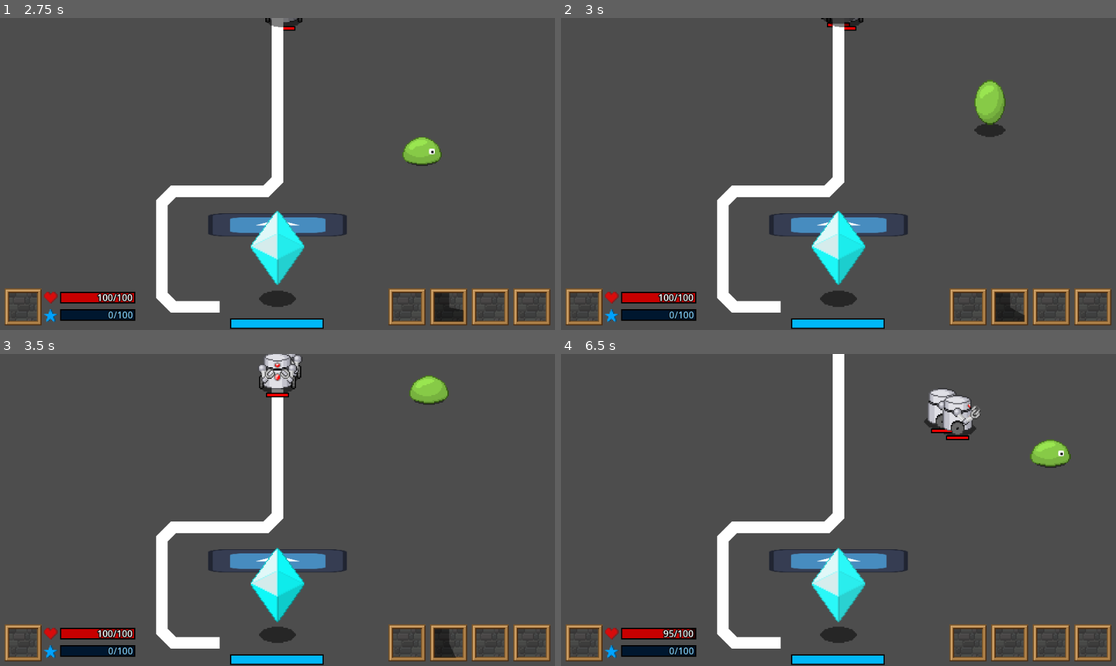
Above: before the commit, frames 1-4 (two rows, left to right).
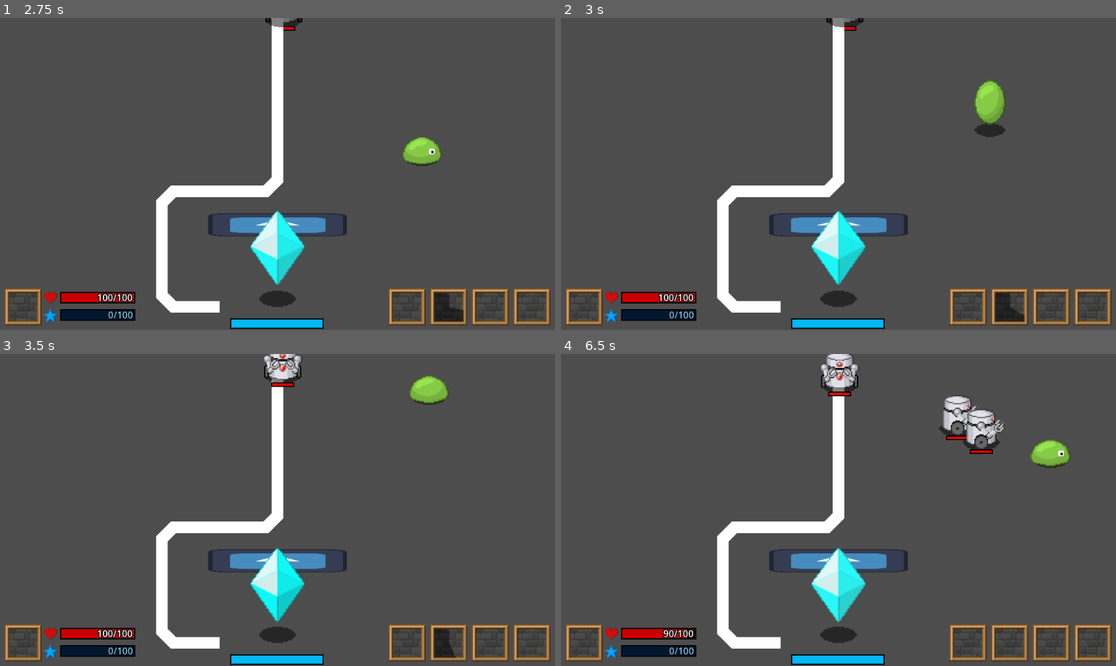
Above: after the commit, the same moments.

Repository: EthanLac13/monsters_vs_machines
Game: Godot game, scene res://scenes/MainScene.tscn
Same seed, same stepped clock (60 frames per second), same inputs: the game is played once before the commit and once after it. The engine's default icon, where the game draws it, is replaced by a stand-in: a white triangle on a blue panel in a dark square.
Inputs:
- Up to frame 1 (2.75 s): hold Right (InputRight) 0.53-1.28 s; tap Q (UseMove1) at 0.6, 2.1 s; hold Down (InputDown) 1.28-2.03 s; tap W (UseMove2) at 1.35 s; hold Right (InputRight) from 2.03 s (still down)
- Up to frame 2 (3 s): release Right (InputRight) at 2.78 s; hold Up (InputUp) from 2.78 s (still down); tap W (UseMove2) at 2.85 s
- Up to frame 3 (3.5 s): keep holding Up (InputUp)
- Up to frame 4 (6.5 s): release Up (InputUp) at 3.53 s; hold Left (InputLeft) 3.53-5.03 s; tap Q (UseMove1) at 3.6, 5.1 s; tap W (UseMove2) at 4.35, 5.85 s; hold Down (InputDown) 5.03-5.78 s; hold Right (InputRight) from 5.78 s (still down)

Frame 1 is identical in both runs. In frame 2, less than 0.1% of the frame differs, in the area x 46-53%, y 0-3%; in frame 3, 0.7%; in frame 4, 1.9%, in the area x 19-80%, y 0-92%.

Commit message:
Worked on level-up mechanics

Diff:
--- a/data/levels/world_0/map_0/stage_0.json
+++ b/data/levels/world_0/map_0/stage_0.json
@@ -4,11 +4,11 @@
 			"spawns": [
 				{
 					"id": 0,
-					"amount": 2,
+					"amount": 10,
 					"spawn_area": 0,
 
 					"start_secs": 1.0,
-					"respawn_secs": 1.0
+					"respawn_secs": 2.0
 				}
 			]
 		}
--- a/scenes/battle/exp_handler.gd
+++ b/scenes/battle/exp_handler.gd
@@ -22,4 +22,6 @@
 # Increments level and recalculates stats
 func level_up():
 	current_level += 1
+	get_parent().controlled_object.stats_data.level_up_stats(current_level, max_level)
+	get_parent()._on_player_damaged()
 	get_parent().hud.update_level(current_level)
--- a/scenes/characters/enemies/sentry_droid/EnemySentryDroid.tscn
+++ b/scenes/characters/enemies/sentry_droid/EnemySentryDroid.tscn
@@ -1495,7 +1495,8 @@
 next_node_dir = 40.0
 next_node_dir_variance = 16.0
 health = 100
-attack = 5
+attack = 15
+defense = 5
 movement_speed = 1.0
 exp_yield = 25
 
--- a/scenes/entity_test.gd
+++ b/scenes/entity_test.gd
@@ -100,6 +100,7 @@
 
 	ai_controller.controlled_entity = self
 	ai_controller.initialize()
+	stats_data.recalculate_stats()
 
 	# Set animation map
 	animation_object.set_anim_player()
@@ -320,7 +321,12 @@
 func take_hitbox_hit(hitbox: Area2D):
 	if !is_flinching:
 		if hitbox.faction != faction:
-			stats_data.hp -= hitbox.damage
+			var incoming_damage = hitbox.damage
+			if hitbox.is_magical:
+				incoming_damage -= stats_data.magic_defense
+			else:
+				incoming_damage -= stats_data.defense
+			stats_data.hp -= incoming_damage
 			update_health_bar()
 			took_damage.emit()
 			hitbox.hit_landed.emit()
--- a/scenes/player_input_controller.gd
+++ b/scenes/player_input_controller.gd
@@ -3,6 +3,9 @@
 @export var controlled_object: Node2D
 
 @export var hud: CanvasLayer
+
+var player_stat_file
+var player_stat_data
 
 var exp_handler_scene: PackedScene = load("res://scenes/battle/EXPHandler.tscn")
 
@@ -11,6 +14,11 @@
 func _ready() -> void:
 	controlled_object.ai_controller = self
 	controlled_object.hud = hud
+
+	# Set player's stats
+	player_stat_file = GeneralFunctions.load_json_file("res://data/player_stat_data.json")
+	player_stat_data = player_stat_file["0"]
+	set_player_stats.call_deferred()
 
 	# Hide player's mini HP bar
 	controlled_object.get_node("HealthBar").visible = false
@@ -38,3 +46,22 @@
 
 func _on_player_damaged():
 	hud.update_health_bar(controlled_object.stats_data.hp, controlled_object.stats_data.max_hp)
+
+func set_player_stats():
+	var stats = controlled_object.stats_data
+	stats.script = load("res://scenes/player_stats_holder.gd")
+
+
+	# Set player's default stats
+	stats.hp = player_stat_data.base_stats.hp
+	stats.base_stats.attack = player_stat_data.base_stats.attack
+	stats.base_stats.defense = player_stat_data.base_stats.defense
+	stats.base_stats.magic_attack = player_stat_data.base_stats.magic_attack
+	stats.base_stats.magic_defense = player_stat_data.base_stats.magic_defense
+	controlled_object.move_speed = player_stat_data.base_stats.move_speed
+
+	# Set player's level 1 and level max stats
+	stats.level_1_stats = player_stat_data.base_stats.duplicate(true)
+	stats.max_level_stats = player_stat_data.max_level_stats.duplicate(true)
+
+	controlled_object.stats_data.recalculate_stats()
--- /dev/null
+++ b/scenes/player_stats_holder.gd
@@ -0,0 +1,31 @@
+extends "res://scenes/stats_holder.gd"
+
+var level_1_stats = {
+	hp = 0,
+	attack = 0.0,
+	defense = 0.0,
+	magic_attack = 0.0,
+	magic_defense = 0.0,
+	speed = 0.0
+}
+var max_level_stats = {
+	hp = 0,
+	attack = 0.0,
+	defense = 0.0,
+	magic_attack = 0.0,
+	magic_defense = 0.0,
+	speed = 0.0
+}
+
+func level_up_stats(current_level: float, max_level: float):
+	var lerp_amount = current_level / max_level
+
+	var new_hp = lerp(level_1_stats.hp, max_level_stats.hp, lerp_amount)
+	var old_hp = float(max_hp)
+	max_hp = ceil(new_hp)
+	hp *= (new_hp / old_hp)
+
+	var new_attack = lerp(level_1_stats.attack, max_level_stats.attack, lerp_amount)
+	base_stats.attack = new_attack
+
+	recalculate_stats()
--- a/scenes/skills/heroes/slime/slime_shot/skill_slime_shot.gd
+++ b/scenes/skills/heroes/slime/slime_shot/skill_slime_shot.gd
@@ -25,7 +25,8 @@
 		my_slime_ball_node.movement_vector = Vector2(cos(rotation), sin(rotation))
 
 		var slime_hitbox = my_slime_ball_node.get_node("Hitbox")
-		slime_hitbox.damage = get_parent().stats_data.base_stats.magic_attack * 0.5
+		slime_hitbox.damage = get_parent().stats_data.magic_attack
+		slime_hitbox.is_magical = true
 		slime_hitbox.flinch_weight = 2.0
 		slime_hitbox.status_effects = {
 			"slime_slowdown": {
--- a/scenes/skills/heroes/slime/slime_tackle/slime_tackle.gd
+++ b/scenes/skills/heroes/slime/slime_tackle/slime_tackle.gd
@@ -18,7 +18,7 @@
 	backswing_frames = 0
 
 	# Set hitbox damage; will be expanded later
-	$Hitbox.damage = 30
+	$Hitbox.damage = get_parent().stats_data.attack
 	$Hitbox.flinch = true
 	$Hitbox.position_owner = get_parent()
 
--- a/scenes/stats_holder.gd
+++ b/scenes/stats_holder.gd
@@ -2,17 +2,25 @@
 
 # Entity stats
 var base_stats = {
-	attack = 0,
-	defense = 0,
-	magic_attack = 0,
-	magic_defense = 0
-}
-var stat_stages = {
-	attack = 0,
-	defense = 0,
-	magic_attack = 0,
-	magic_defense = 0
+	attack = 0.0,
+	defense = 0.0,
+	magic_attack = 0.0,
+	magic_defense = 0.0
 }
 
 var hp: int = 100
 var max_hp: int = 100
+
+var attack: float = 0.0
+var defense: float = 0.0
+var magic_attack: float = 0.0
+var magic_defense: float = 0.0
+
+func _ready() -> void:
+	recalculate_stats()
+
+func recalculate_stats():
+	attack = base_stats.attack
+	defense = base_stats.defense
+	magic_attack = base_stats.magic_attack
+	magic_defense = base_stats.magic_defense
Not shown, added: scenes/player_stats_holder.gd.uid
